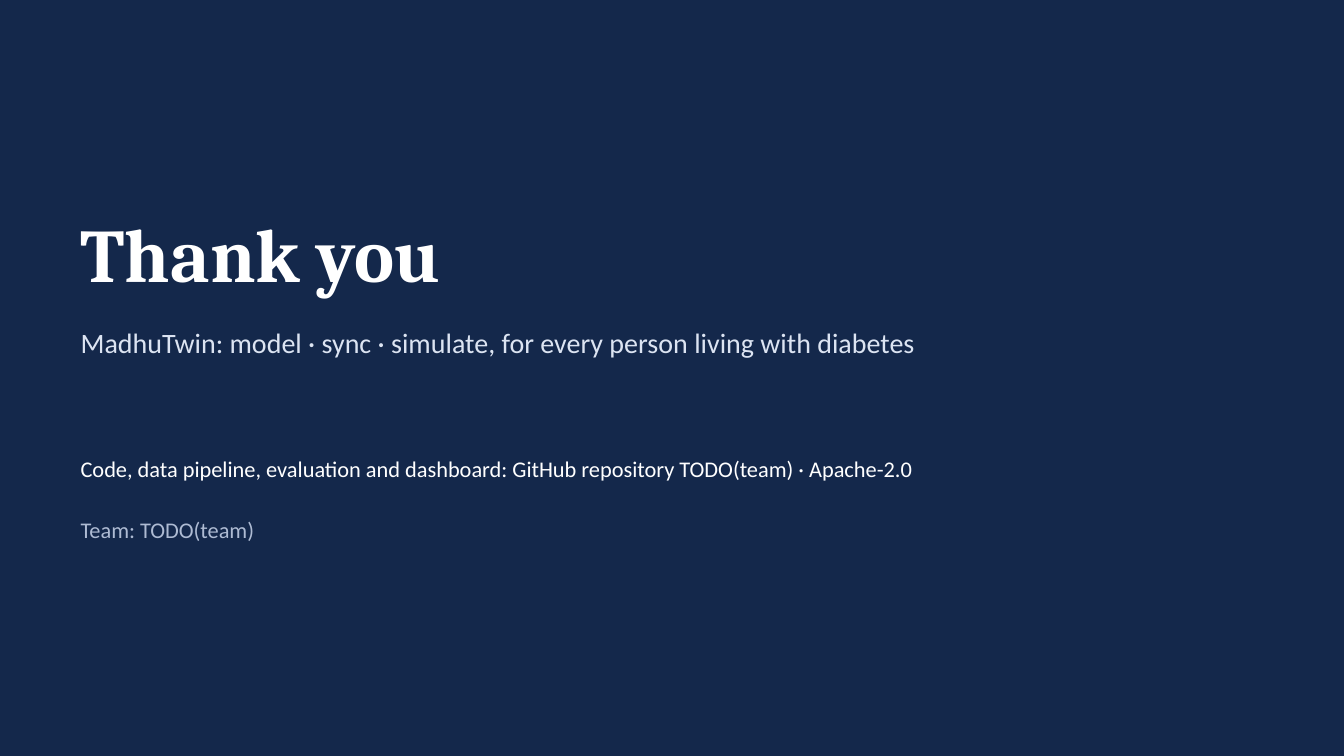
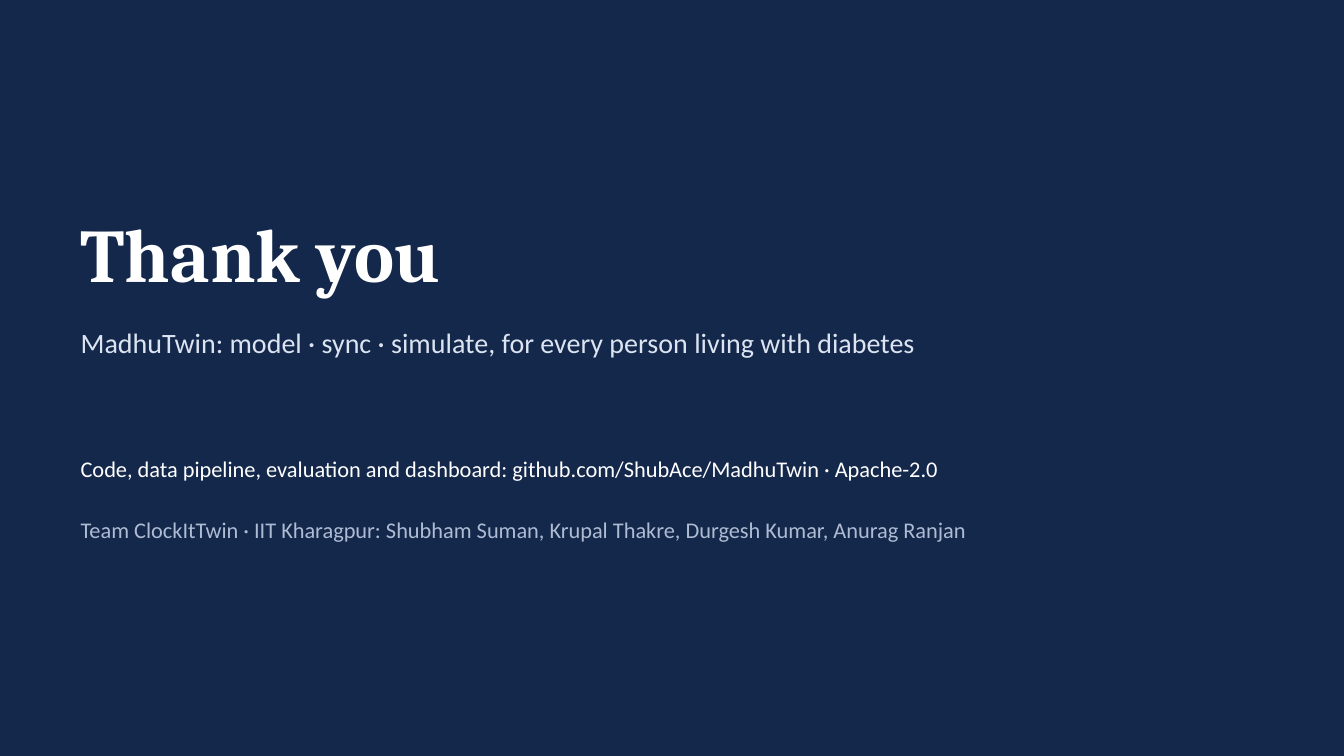
Before and after one commit to ShubAce/MadhuTwin, a slide deck: slide 25 of docs/presentation.pptx. Drawn at 1344x756 pixels with LibreOffice and Linux fonts; fonts in the diff are those of the drawing. Boxes give left, top, right and bottom in pixels: in the first picture for what was removed or moved away, otherwise in the second. Text is boxed around its words. In the diff, an @@ line names an element or a change of style, - is before the commit and + after.

```diff
--- a/docs/presentation.pptx
+++ b/docs/presentation.pptx
@@ text at (81,461,938,481): text changed @@
-Code, data pipeline, evaluation and dashboard: GitHub repository TODO(team) · Apache-2.0
+Code, data pipeline, evaluation and dashboard: github.com/ShubAce/MadhuTwin · Apache-2.0
@@ text at (81,522,965,542): text changed @@
-Team: TODO(team)
+Team ClockItTwin · IIT Kharagpur: Shubham Suman, Krupal Thakre, Durgesh Kumar, Anurag Ranjan
```
Also in this commit, not shown: 1 other slide changed, 6 other files.
